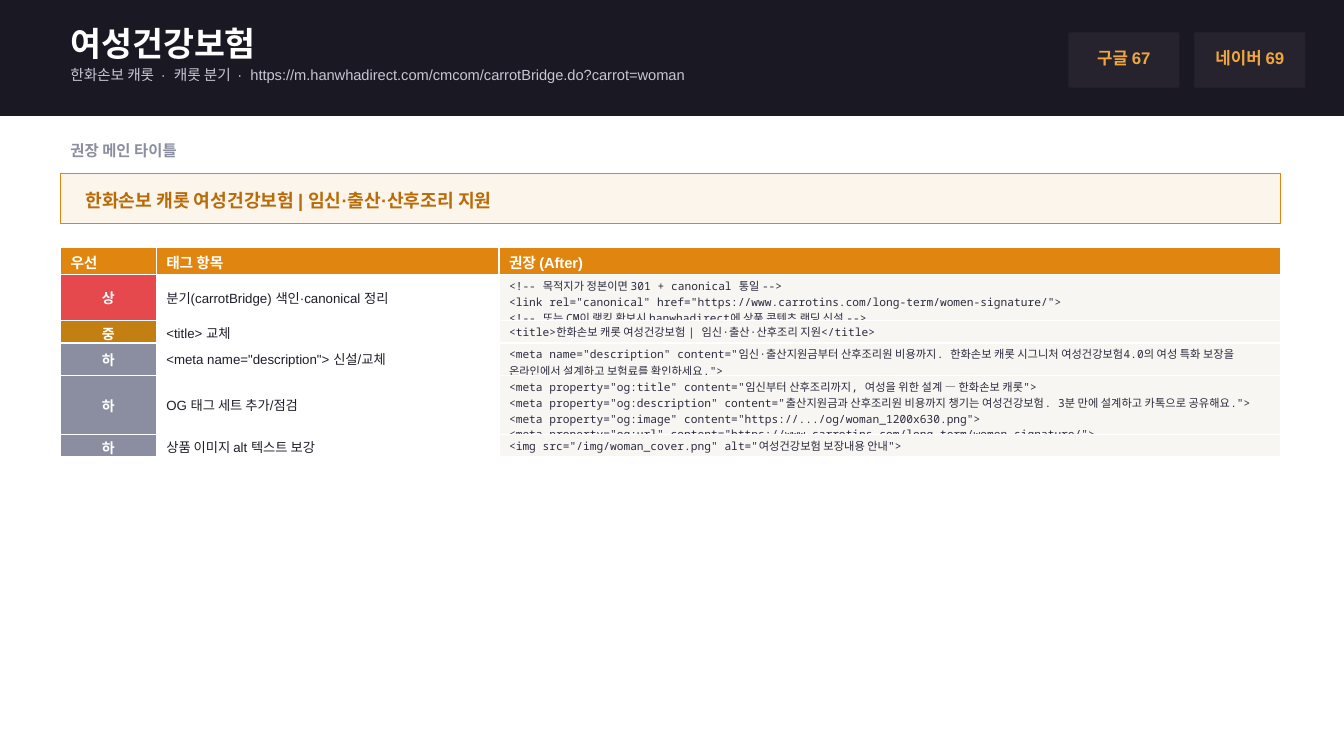
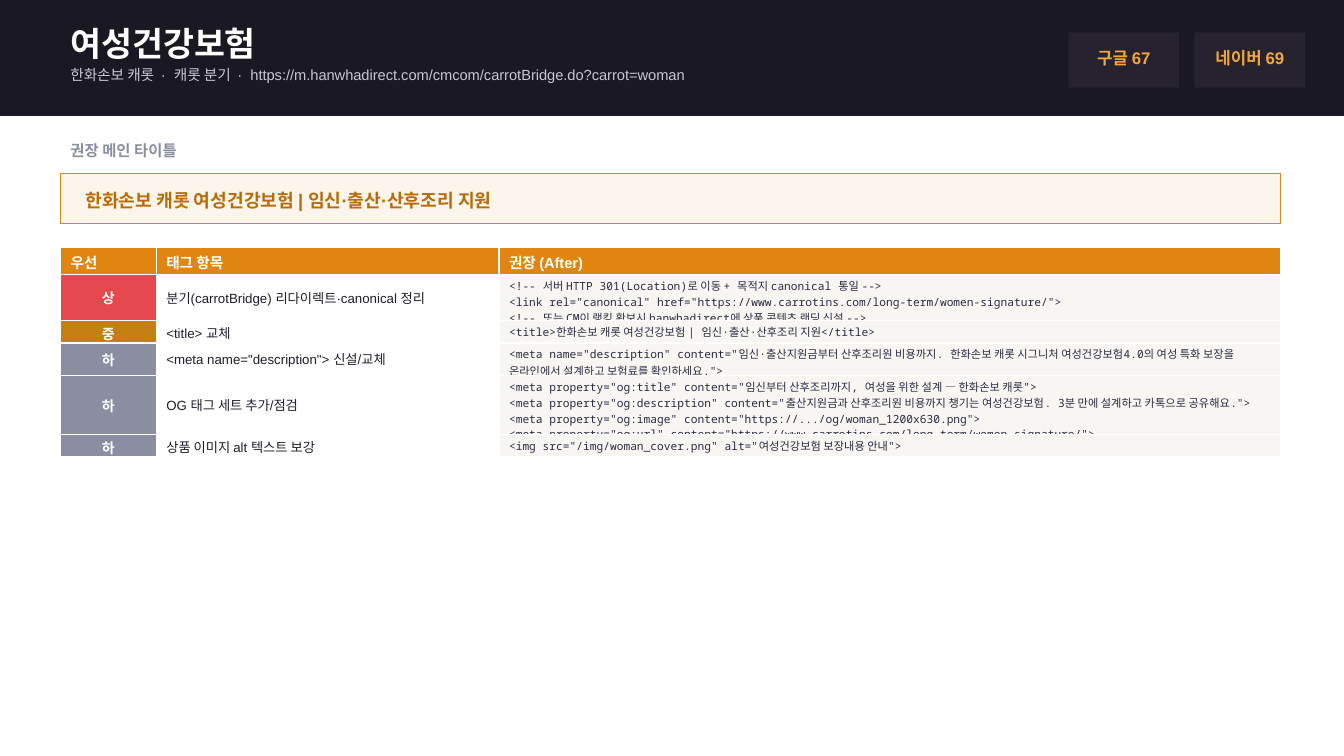
Before and after one commit to imsplendid8/CM-CMO, a slide deck: slide 9 of handoff/한화손보_장기CM_태깅가이드.pptx. Drawn at 1344x756 pixels with LibreOffice and Linux fonts; fonts in the diff are those of the drawing. Boxes give left, top, right and bottom in pixels: in the first picture for what was removed or moved away, otherwise in the second. Text is boxed around its words. In the diff, an @@ line names an element or a change of style, - is before the commit and + after.

```diff
--- a/handoff/한화손보_장기CM_태깅가이드.pptx
+++ b/handoff/한화손보_장기CM_태깅가이드.pptx
@@ table at (60, 247, 1280, 461) @@
-row 2, column 2: 분기(carrotBridge) 색인·canonical 정리
+row 2, column 2: 분기(carrotBridge) 리다이렉트·canonical 정리
@@ row 2, column 3: "<!-- 목적지가 정본이면 301 + canonical 통일 --> / <link rel="canonical" href="https://www.carrotins.com/long-term/women-signature/"> / <!-- 또는 CM이 랭킹 확보시 hanwhadirect에 상품 콘텐츠 랜딩 신설 -->" to "<!-- 서버 HTTP 301(Location)로 이동 + 목적지 canonical 통일 --> / <link rel="canonical" href="https://www.carrotins.com/long-term/women-signature/"> / <!-- 또는 CM이 랭킹 확보시 hanwhadirect에 상품 콘텐츠 랜딩 신설 -->" @@
```
Also in this commit, not shown: 5 other slides changed, 3 other files.
